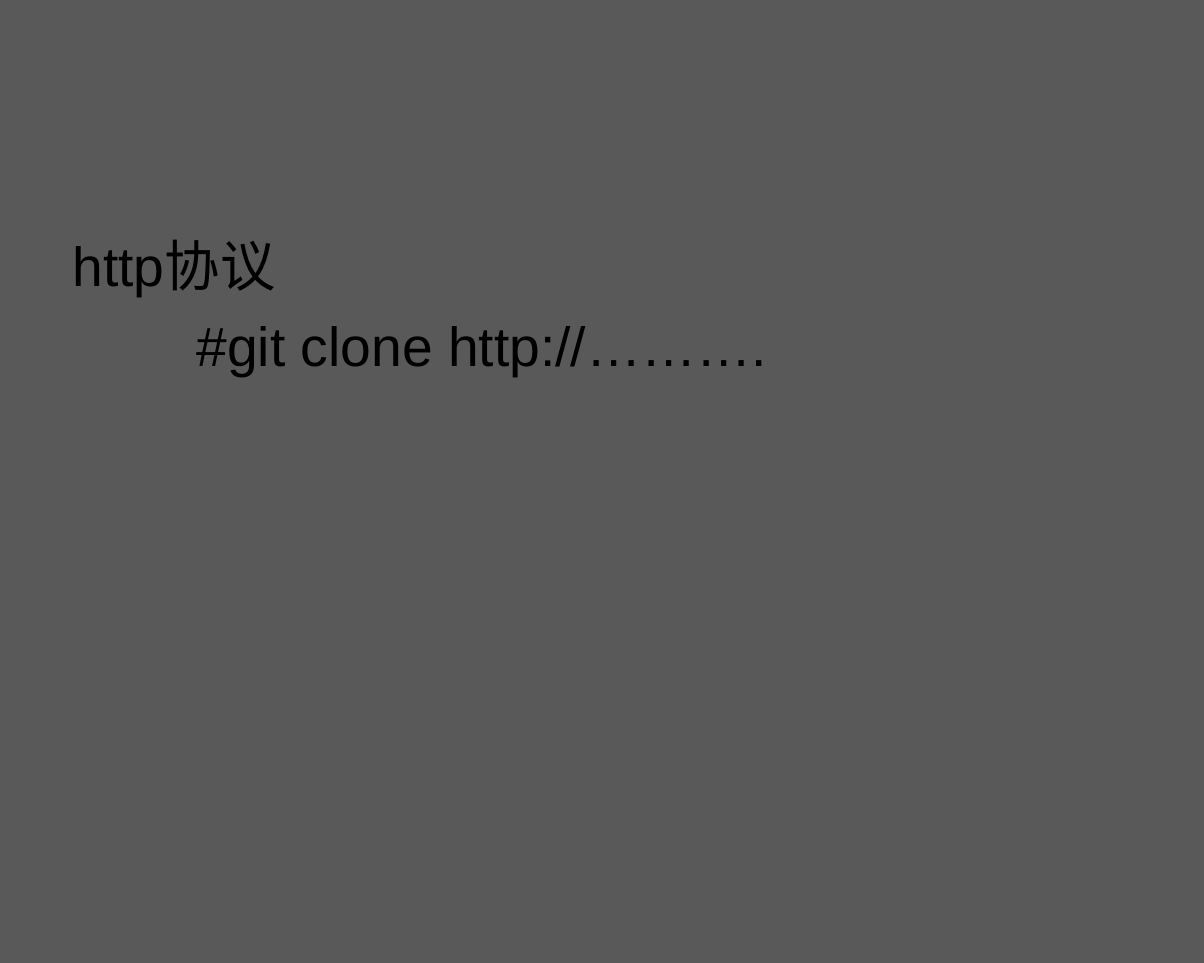
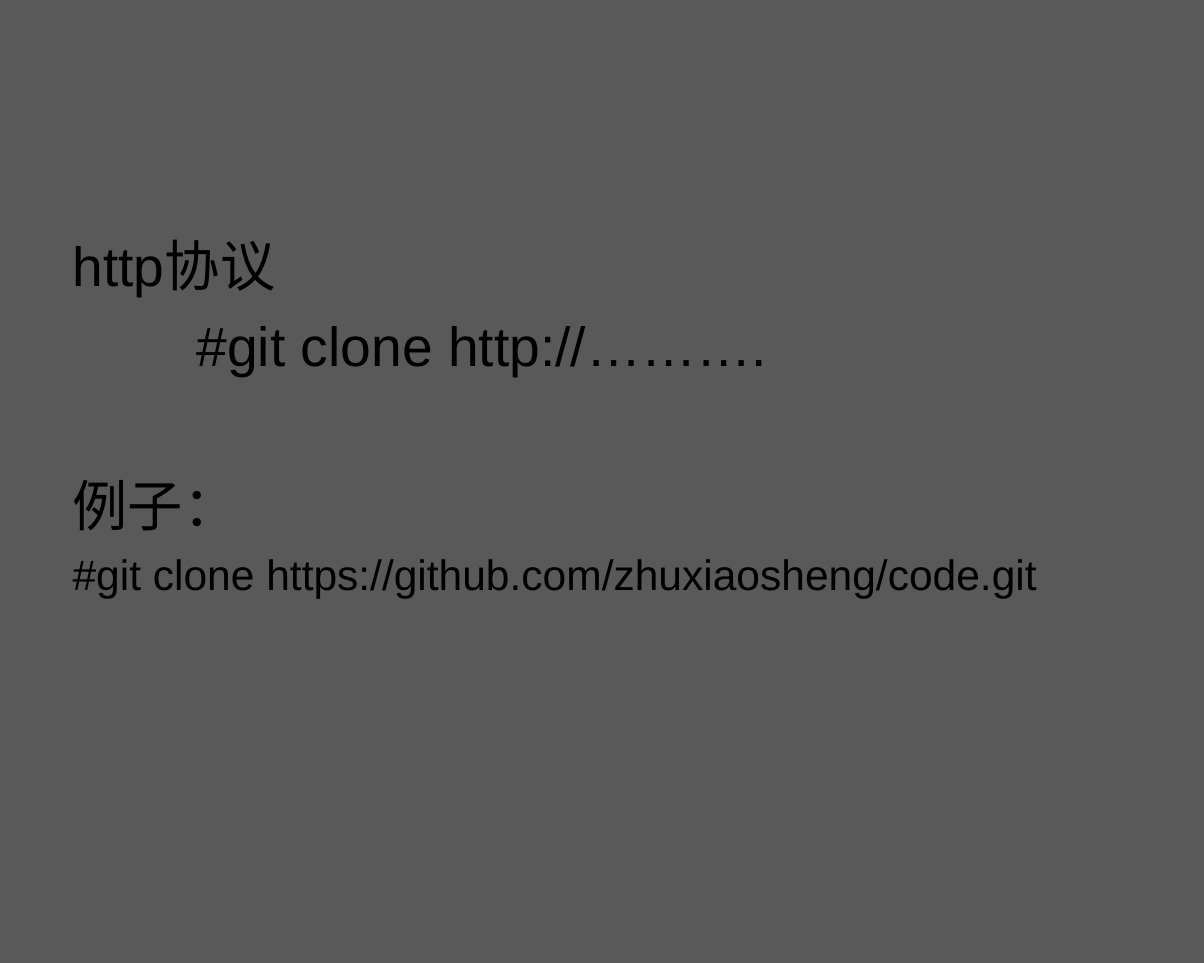
Before and after one commit to zhuxiaosheng/code, a slide deck: slide 64 of git.ppt (slide 65 before the commit). Drawn at 1204x963 pixels with LibreOffice and Linux fonts; fonts in the diff are those of the drawing; background and template pictures are left out. Boxes give left, top, right and bottom in pixels: in the first picture for what was removed or moved away, otherwise in the second. Text is boxed around its words. In the diff, an @@ line names an element or a change of style, - is before the commit and + after.

```diff
--- a/git.ppt
+++ b/git.ppt
@@ text at (x1=73, y1=480, x2=1036, y2=598): paragraphs added @@
+例子：
+#git clone https://github.com/zhuxiaosheng/code.git
```
Also in this commit, not shown: 8 other slides changed, 10 slides added, 7 slides removed.
